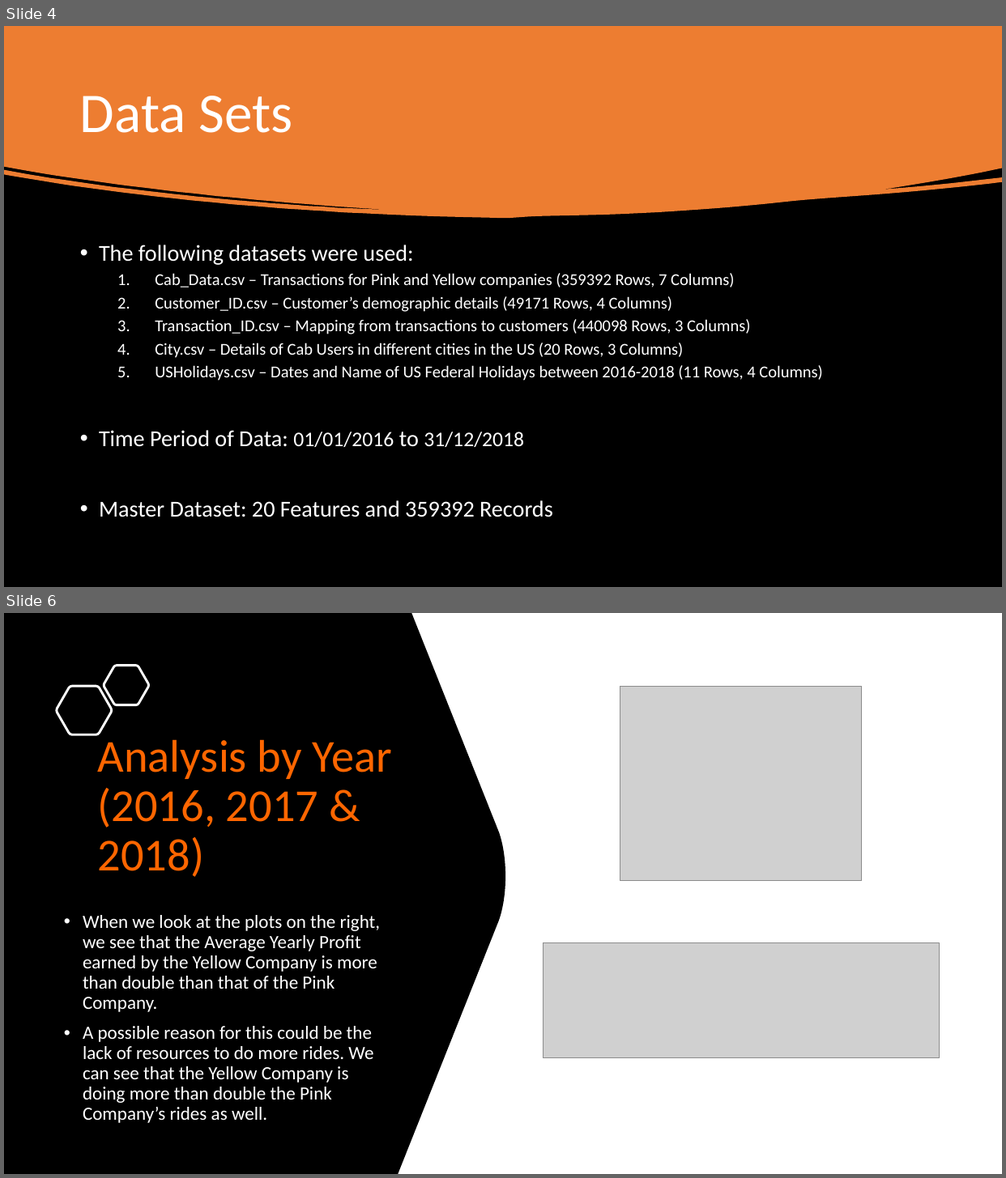
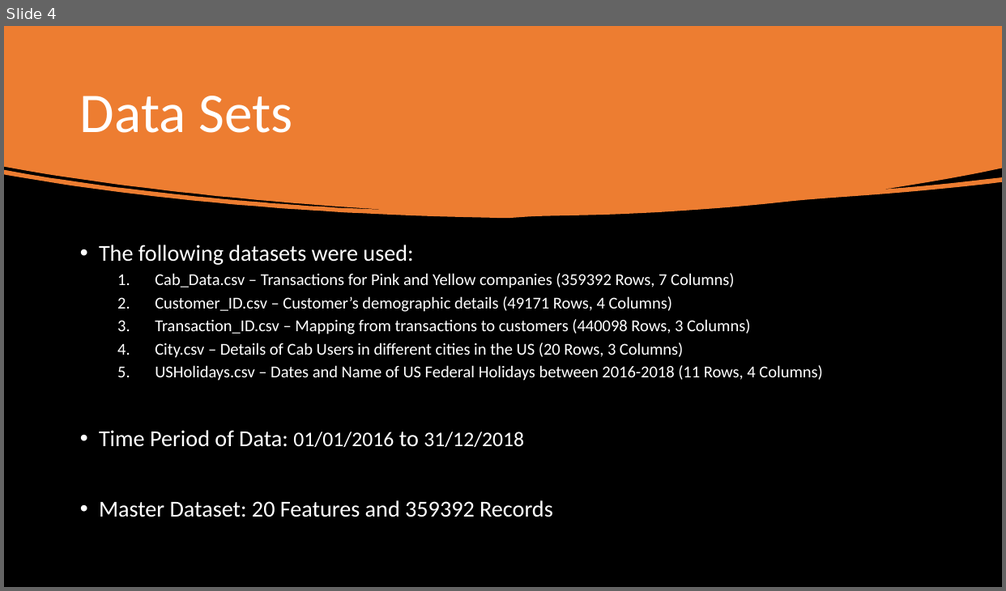
Before and after one commit to udbhavbalaji/G2M-Cab-Investment, a slide deck: G2M-Case Study.pptx. Shown one above the other, each under a label of ours: slides 4 and 6 before the commit, slide 4 after it; the slides between them are not shown. The pictures are 1006x1178 and 1006x591 pixels, drawn with LibreOffice and Linux fonts; fonts in the diff are those of the drawing; grey boxes stand for pictures. Boxes give left, top, right and bottom in pixels: in the first picture for what was removed or moved away, otherwise in the second. Text is boxed around its words. In the diff, an @@ line names an element or a change of style, - is before the commit and + after.

```diff
--- a/G2M-Case Study.pptx
+++ b/G2M-Case Study.pptx
@@ slide 6 removed at [4, 613, 1002, 1174], background #FFFFFF @@
@@ freeform shape removed at [4, 613, 505, 1174] @@
@@ freeform shape removed at [104, 666, 148, 705] @@
@@ freeform shape removed at [57, 687, 112, 735] @@
@@ picture removed at [620, 687, 862, 881] @@
@@ title removed at [98, 734, 392, 877] @@
-Analysis by Year (2016, 2017 & 2018)
@@ text removed at [83, 915, 381, 1123] @@
-• When we look at the plots on the right, we see that the Average Yearly Profit earned by the Yellow Company is more than double than that of the Pink Company.
-• A possible reason for this could be the lack of resources to do more rides. We can see that the Yellow Company is doing more than double the Pink Company’s rides as well.
@@ picture removed at [543, 943, 939, 1058] @@
```
Also in this commit, not shown: 4 slides changed, 10 slides added, 2 other files.
